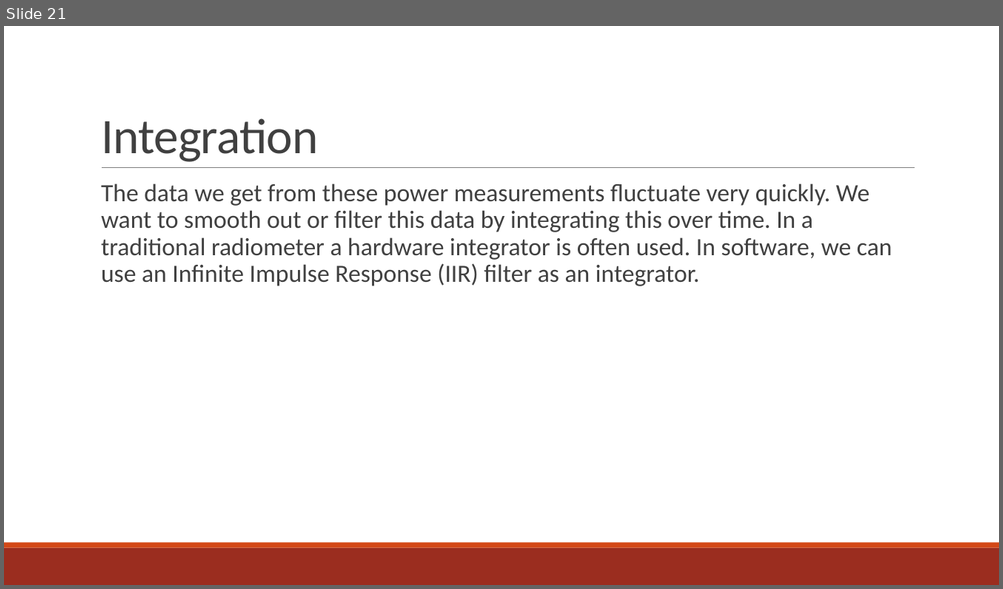
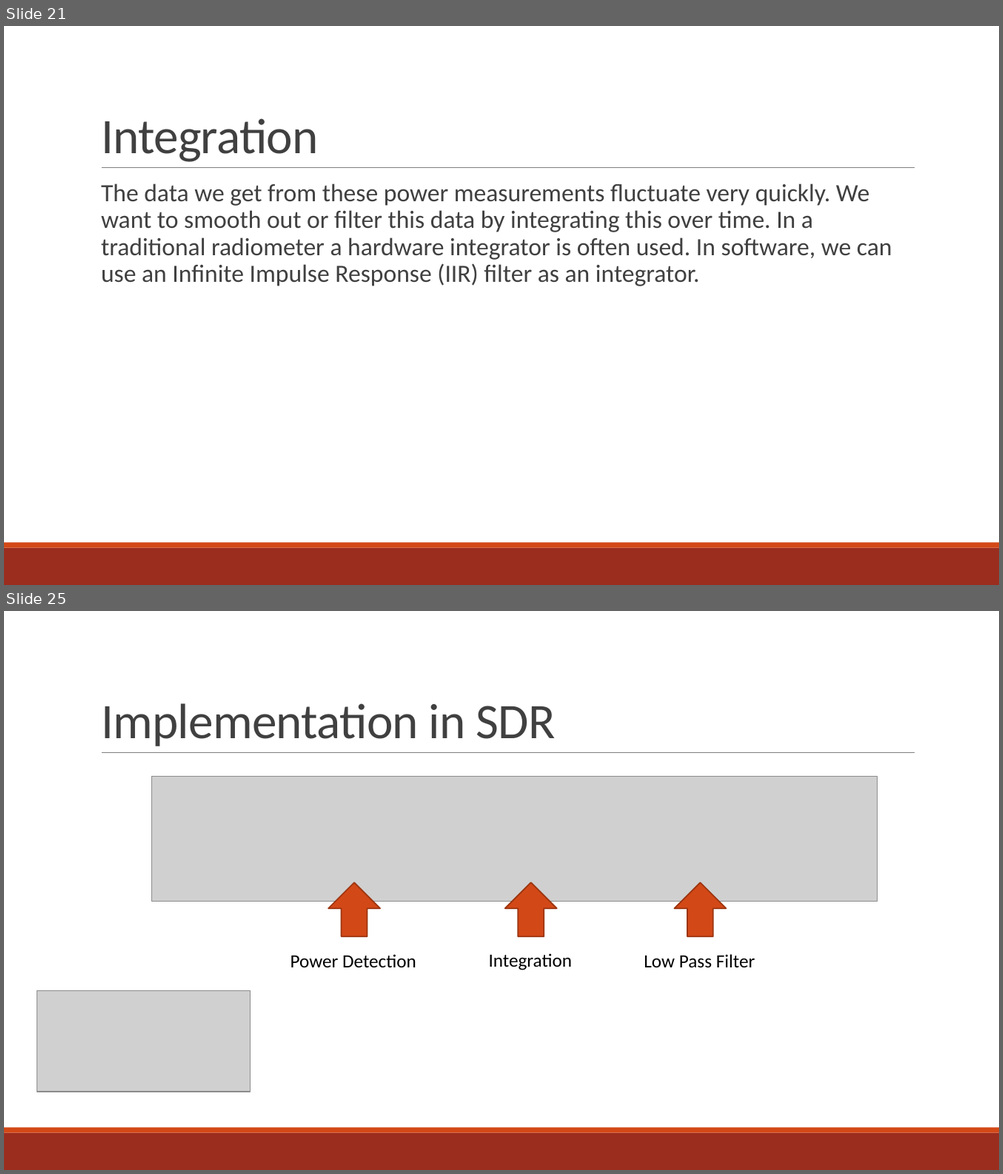
Before and after one commit to matgyver/Radiometer-SDR-Thesis, a slide deck: Presentation/Final Oral Presentation.pptx. Shown one above the other, each under a label of ours: slide 21 before the commit, slides 21 and 25 after it; the slides between them are not shown. The pictures are 1003x589 and 1003x1174 pixels, drawn with LibreOffice and Linux fonts; fonts in the diff are those of the drawing; grey boxes stand for pictures. Boxes give left, top, right and bottom in pixels: in the first picture for what was removed or moved away, otherwise in the second. Text is boxed around its words. In the diff, an @@ line names an element or a change of style, - is before the commit and + after.

```diff
--- a/Presentation/Final Oral Presentation.pptx
+++ b/Presentation/Final Oral Presentation.pptx
@@ slide 25 added at (4,611,999,1170), background #FFFFFF; not listed: 3 template elements that a slide beside it also shows @@
@@ title added at (101,703,555,746), 48 pt, text #404040 @@
+Implementation in SDR
@@ picture added at (152,776,877,901) @@
@@ up arrow added at (329,883,380,937), fill #D34817, outline #9C3511 1.25 pt @@
@@ up arrow added at (505,883,556,937), fill #D34817, outline #9C3511 1.25 pt @@
@@ up arrow added at (674,883,726,937), fill #D34817, outline #9C3511 1.25 pt @@
@@ text added at (290,954,416,968), 18 pt, text #000000 @@
+Power Detection
@@ text added at (489,954,572,971), 18 pt, text #000000 @@
+Integration
@@ text added at (643,954,755,968), 18 pt, text #000000 @@
+Low Pass Filter
@@ picture added at (37,991,251,1092) @@
```
Also in this commit, not shown: 14 other slides added.
